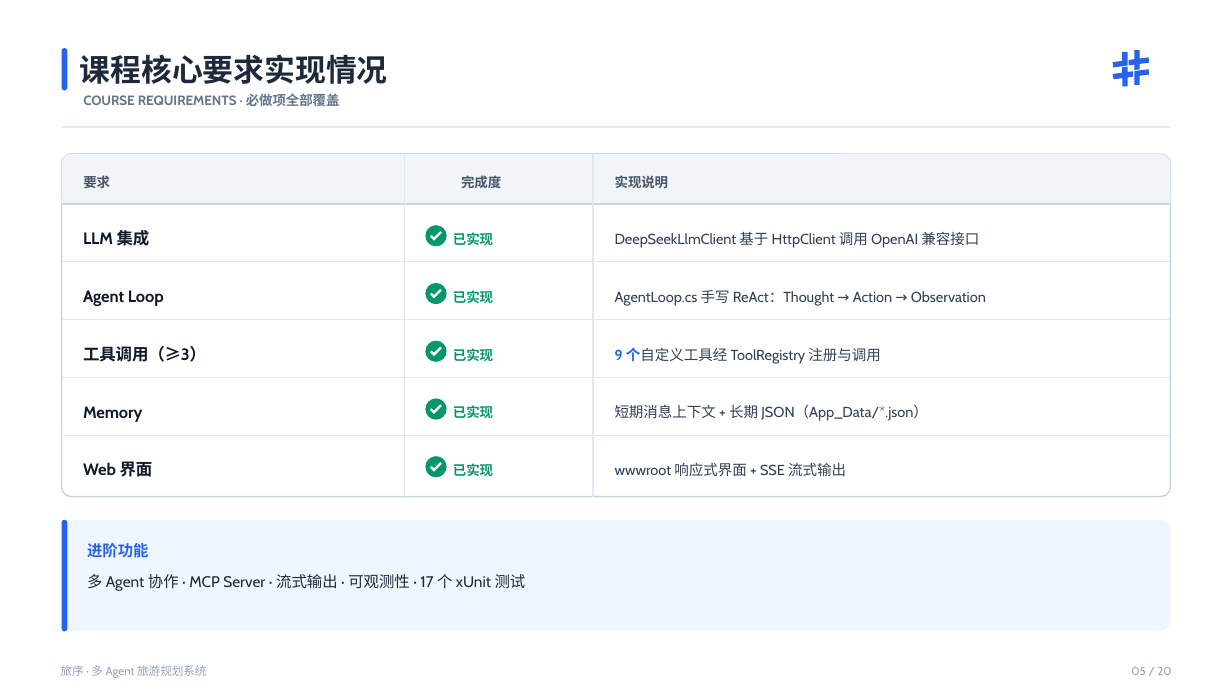
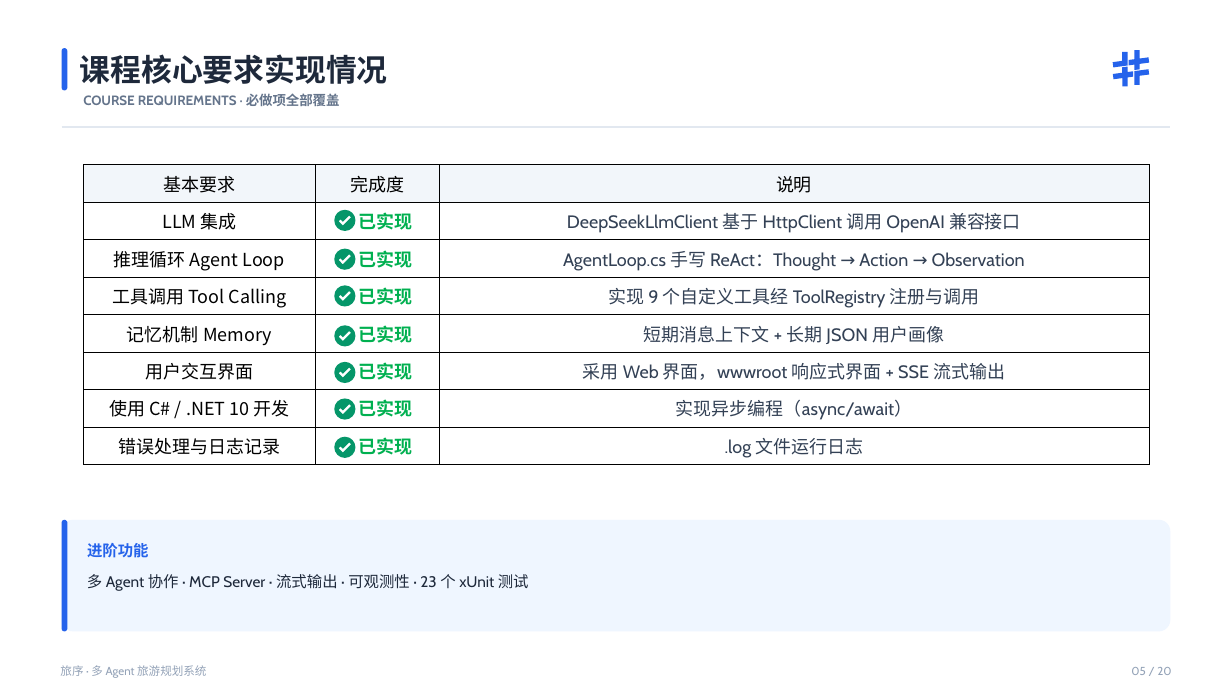
Before and after one commit to traveler703/DotNetAgentDev, a slide deck: slide 5 of docs/答辩演示.pptx. Drawn at 1232x693 pixels with LibreOffice and Linux fonts; fonts in the diff are those of the drawing. Boxes give left, top, right and bottom in pixels: in the first picture for what was removed or moved away, otherwise in the second. Text is boxed around its words. In the diff, an @@ line names an element or a change of style, - is before the commit and + after.

```diff
--- a/docs/答辩演示.pptx
+++ b/docs/答辩演示.pptx
@@ table added at <box>83,165,1149,464</box>, 8 rows, 3 columns @@
+基本要求 | 完成度 | 说明
+LLM 集成 | 已实现 | DeepSeekLlmClient 基于 HttpClient 调用 OpenAI 兼容接口
+推理循环 Agent Loop | 已实现 | AgentLoop.cs 手写 ReAct：Thought → Action → Observation
+工具调用 Tool Calling | 已实现 | 实现 9 个自定义工具经 ToolRegistry 注册与调用
+记忆机制 Memory | 已实现 | 短期消息上下文 + 长期 JSON 用户画像
+用户交互界面 | 已实现 | 采用 Web 界面，wwwroot 响应式界面 + SSE 流式输出
+使用 C# / .NET 10 开发 | 已实现 | 实现异步编程（async/await）
+错误处理与日志记录 | 已实现 | .log 文件运行日志
@@ freeform shape: place and size @@
-freeform shape at <box>425,226,446,247</box>
+freeform shape at <box>335,210,356,231</box>
@@ freeform shape added at <box>335,249,356,270</box>, fill #059669 @@
@@ freeform shape: place and size @@
-freeform shape at <box>425,283,446,304</box>
+freeform shape at <box>335,286,356,307</box>
@@ freeform shape: place and size @@
-freeform shape at <box>425,341,446,362</box>
+freeform shape at <box>335,325,356,347</box>
@@ freeform shape added at <box>335,362,356,384</box>, fill #059669 @@
@@ freeform shape: place and size @@
-freeform shape at <box>425,398,446,420</box>
+freeform shape at <box>335,398,356,420</box>
@@ freeform shape: place and size @@
-freeform shape at <box>425,457,446,478</box>
+freeform shape at <box>335,437,356,458</box>
@@ group removed at <box>62,154,1171,497</box>: 18 texts, 7 freeform shapes, 2 rounded rectangles, 1 rectangle @@
-要求
-完成度
-实现说明
-LLM 集成
-已实现
-DeepSeekLlmClient 基于 HttpClient 调用 OpenAI 兼容接口
-Agent Loop
-已实现
-AgentLoop.cs 手写 ReAct：Thought → Action → Observation
-工具调用（≥3）
-已实现
-9 个自定义工具经 ToolRegistry 注册与调用
-Memory
-已实现
-短期消息上下文 + 长期 JSON（App_Data/*.json）
-Web 界面
-已实现
-wwwroot 响应式界面 + SSE 流式输出
@@ text at <box>87,574,529,591</box>: text changed @@
-多 Agent 协作 · MCP Server · 流式输出 · 可观测性 · 17 个 xUnit 测试
+多 Agent 协作 · MCP Server · 流式输出 · 可观测性 · 23 个 xUnit 测试
```
Also in this commit, not shown: 11 other slides changed.
